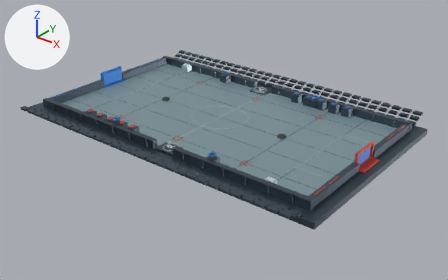
The glTF model public/assets/arena.glb: old version first, new version second.
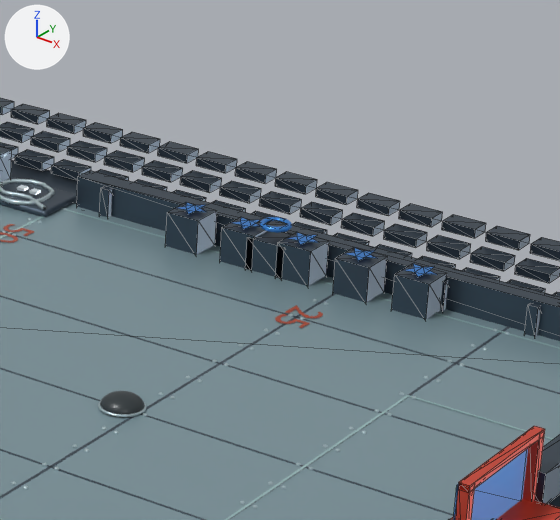
The first picture shows the older version from a 50 mm camera at (48.3, -59.5, 33.8) aimed at (1.4, -0.9, -2.6). The close-ups show the older and then the newer version on the part from 57% to 84% of the width and 17% to 58% of the height of that picture. Only the edits that show in the close-ups are written down. Arrows for +X, +Y and +Z are at upper left; the lights stay in place. The close-ups show mesh edges as thin lines. Where no turn or scale is listed for an object, it has been applied to the vertices. Vertices at exactly the same position are counted once.

Names of what the first close-up shows: 'End wall.003', 'Goal crossbar.001', 'GoalShield_21', 'Impact barrier.003', 'Multiplier housing', 'Playing surface', 'Star_0_0', 'Star_0_1', 'Star_0_2', 'Star_0_3', 'Star_0_4', 'Target housing', 'Target housing.001', 'Target housing.002', 'Target housing.003', 'Target housing.004', 'Warp tunnel housing.003' and 70 more.
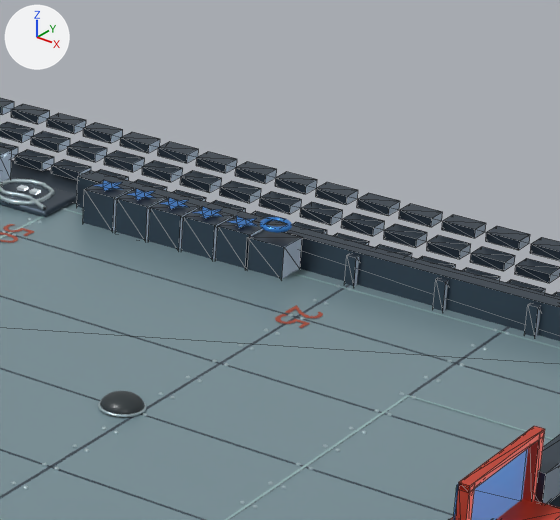
Edits to the bpy script that builds the scene:
```text
Change me_star_0_0:
    used by ob_star_0_0; location = (0.0, 0.0, 0.0)
    remove me_star_0_0.from_pydata(...)  # 10 vertices, 8 faces; spans x 4.555..5.55, y 10.677..11.723, z 1.3
    add me_star_0_0.from_pydata(...)  # 10 vertices, 8 faces; spans x 6.399..7.394, y 10.677..11.723, z 1.3
    me_star_0_0 part 1: the whole mesh is moved by (1.844, 0.0, 0.0)
Change me_star_0_1:
    used by ob_star_0_1; location = (0.0, 0.0, 0.0)
    remove me_star_0_1.from_pydata(...)  # 10 vertices, 8 faces; spans x 6.555..7.55, y 10.677..11.723, z 1.3
    add me_star_0_1.from_pydata(...)  # 10 vertices, 8 faces; spans x 5.155..6.15, y 10.677..11.723, z 1.3
    me_star_0_1 part 2: the whole mesh is moved by (-1.4, 0.0, 0.0)
Change me_star_0_2:
    used by ob_star_0_2; location = (0.0, 0.0, 0.0)
    remove me_star_0_2.from_pydata(...)  # 10 vertices, 8 faces; spans x 8.555..9.55, y 10.677..11.723, z 1.3
    add me_star_0_2.from_pydata(...)  # 10 vertices, 8 faces; spans x 3.911..4.906, y 10.677..11.723, z 1.3
    me_star_0_2 part 3: the whole mesh is moved by (-4.644, 0.0, 0.0)
Change me_star_0_3:
    used by ob_star_0_3; location = (0.0, 0.0, 0.0)
    remove me_star_0_3.from_pydata(...)  # 10 vertices, 8 faces; spans x 10.555..11.55, y 10.677..11.723, z 1.3
    add me_star_0_3.from_pydata(...)  # 10 vertices, 8 faces; spans x 2.666..3.661, y 10.677..11.723, z 1.3
    me_star_0_3 part 4: the whole mesh is moved by (-7.889, 0.0, 0.0)
Change me_star_0_4:
    used by ob_star_0_4; location = (0.0, 0.0, 0.0)
    remove me_star_0_4.from_pydata(...)  # 10 vertices, 8 faces; spans x 12.555..13.55, y 10.677..11.723, z 1.3
    add me_star_0_4.from_pydata(...)  # 10 vertices, 8 faces; spans x 1.422..2.417, y 10.677..11.723, z 1.3
    me_star_0_4 part 5: the whole mesh is moved by (-11.133, 0.0, 0.0)
Change ob_target_housing:
    ob_target_housing.location: (5.0, 11.2, 0.6) -> (6.84, 11.2, 0.6)
Change ob_target_housing_001:
    ob_target_housing_001.location: (7.0, 11.2, 0.6) -> (5.6, 11.2, 0.6)
Change ob_target_housing_002:
    ob_target_housing_002.location: (9.0, 11.2, 0.6) -> (4.36, 11.2, 0.6)
Change ob_target_housing_003:
    ob_target_housing_003.location: (11.0, 11.2, 0.6) -> (3.11, 11.2, 0.6)
Change ob_target_housing_004:
    ob_target_housing_004.location: (13.0, 11.2, 0.6) -> (1.87, 11.2, 0.6)
```

Changed parts and their boxes (x1, y1, x2, y2) in the close-ups (560 x 520 px):
'Target housing.003', moved
    before: (333, 248, 388, 303)
    after: (115, 189, 167, 240)
'Target housing.004', moved
    before: (391, 263, 447, 319)
    after: (83, 180, 134, 231)
'Target housing.002', moved
    before: (276, 232, 329, 286)
    after: (148, 197, 200, 250)
'Target housing', moved
    before: (165, 202, 217, 255)
    after: (216, 216, 263, 269)
'Target housing.001', moved
    before: (220, 217, 267, 270)
    after: (182, 206, 234, 259)
'Star_0_4', moved
    before: (405, 264, 437, 277)
    after: (93, 180, 122, 191)
'Star_0_3', moved
    before: (346, 248, 378, 261)
    after: (126, 189, 155, 200)
'Star_0_2', moved
    before: (287, 232, 319, 245)
    after: (159, 198, 190, 210)
'Star_0_1', moved
    before: (232, 217, 260, 229)
    after: (192, 207, 223, 219)
'Star_0_0', moved
    before: (178, 202, 206, 214)
    after: (227, 216, 257, 228)
